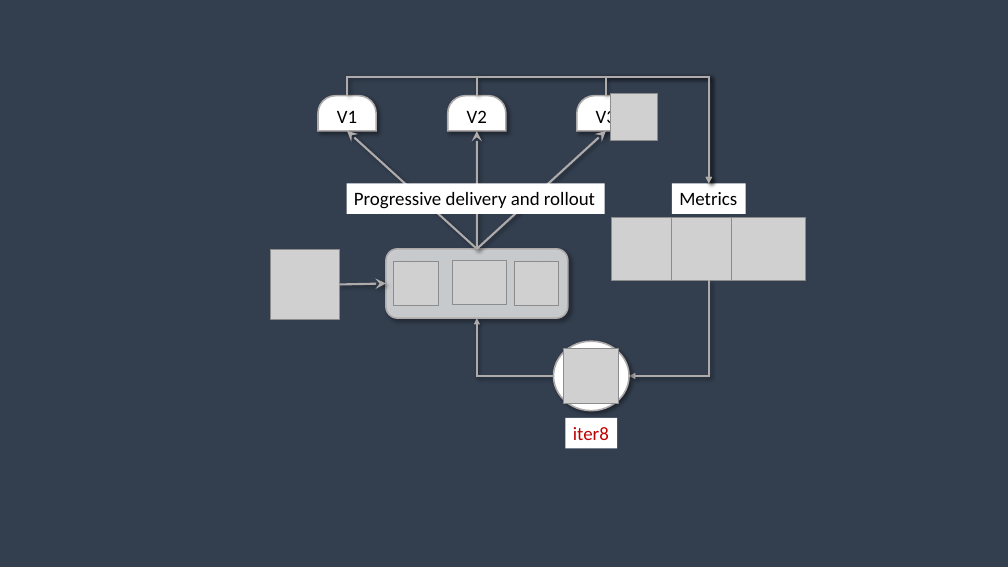
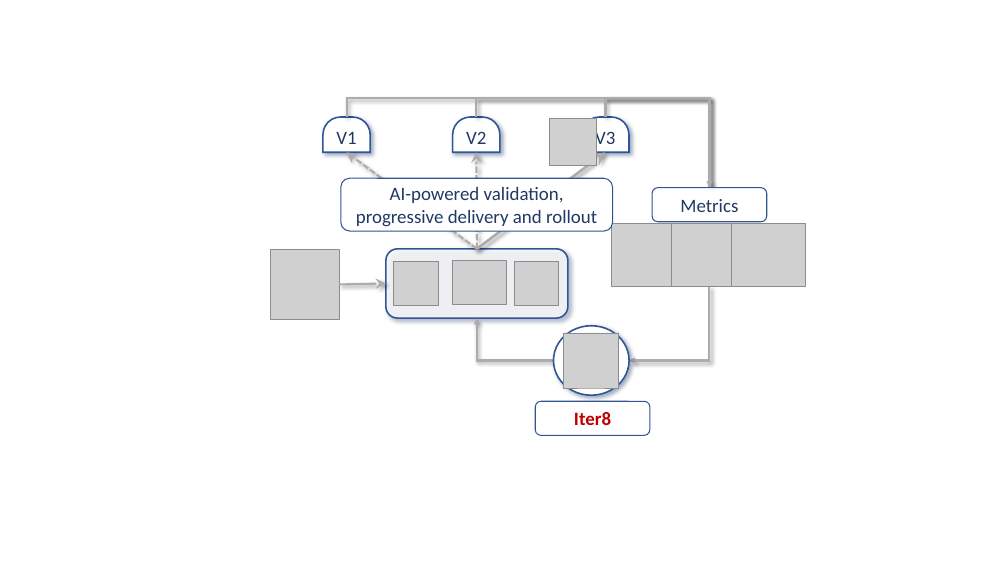
Before and after one commit to iter8-tools/iter8, a slide deck: slide 15 of mkdocs/src/assets/images/iter8++images.pptx. Drawn at 1008x567 pixels with LibreOffice and Linux fonts; fonts in the diff are those of the drawing; grey boxes stand for pictures. Boxes give left, top, right and bottom in pixels: in the first picture for what was removed or moved away, otherwise in the second. Text is boxed around its words. In the diff, an @@ line names an element or a change of style, - is before the commit and + after.

Commit message:
modified pitch

```diff
--- a/mkdocs/src/assets/images/iter8++images.pptx
+++ b/mkdocs/src/assets/images/iter8++images.pptx
@@ background #333F50 to #FFFFFF @@
@@ text colour #000000 to #203864; outline #AFABAB 1.5 pt to #2F5597 1.5 pt; shadow changed in 3 elements at [453,117,500,153], [582,117,629,153], [323,117,370,153] @@
@@ round same rect "V1": place and size @@
-round same rect "V1" at [318,96,377,132]
+round same rect "V1" at [323,117,370,153]
@@ elbow arrow moved from (347, 96) - (709, 183) to (346, 117) - (709, 204) @@
@@ round same rect "V2": place and size @@
-round same rect "V2" at [448,96,506,132]
+round same rect "V2" at [453,117,500,153]
@@ elbow arrow moved from (477, 96) - (709, 183) to (476, 117) - (709, 204) @@
@@ picture: place and size @@
-picture at [610,94,657,141]
+picture at [550,118,597,165]
@@ round same rect "V3": place and size @@
-round same rect "V3" at [577,96,635,132]
+round same rect "V3" at [582,117,629,153]
@@ elbow arrow moved from (606, 96) - (709, 183) to (606, 117) - (709, 188) @@
@@ rounded rectangle "AI-powered validation, progressive delivery and ..." at [341,178,613,231]: vertical alignment top to middle; rectangle to rounded rectangle; outline none to #325491 1 pt @@
@@ rounded rectangle "AI-powered validation, progressive delivery and ...": place and size @@
-rounded rectangle "AI-powered validation, progressive delivery and ..." at [346,183,605,213]
+rounded rectangle "AI-powered validation, progressive delivery and ..." at [341,178,613,231]
@@ arrow moved from (477, 249) - (347, 131) to (477, 249) - (346, 152) @@
@@ arrow (477, 249) - (346, 152): stroke #AFABAB 2 pt to #AFABAB 2 pt dashed @@
@@ arrow moved from (477, 249) - (477, 131) to (477, 249) - (476, 152) @@
@@ arrow (477, 249) - (476, 152): stroke #AFABAB 2 pt to #AFABAB 2 pt dashed @@
@@ arrow moved from (477, 249) - (606, 131) to (477, 249) - (606, 152) @@
@@ arrow (477, 249) - (606, 152): stroke #AFABAB 2 pt to #AFABAB 2.5 pt @@
@@ text in rounded rectangle at [356,187,597,227]: text changed; text colour #000000 to #203864 @@
-Progressive delivery and rollout
+AI-powered validation, progressive delivery and rollout
@@ rounded rectangle "Metrics": place and size @@
-rounded rectangle "Metrics" at [672,183,746,213]
+rounded rectangle "Metrics" at [653,188,768,222]
@@ rounded rectangle "Metrics" at [653,188,768,222]: text colour #000000 to #203864; alignment left to centre; vertical alignment top to middle; rectangle to rounded rectangle; outline none to #325491 1 pt @@
@@ 3 pictures: place and size @@
-3 pictures at [612,218,805,281]
+3 pictures at [612,224,805,287]
@@ rounded rectangle at [386,249,568,318]: outline #AFABAB 1.5 pt to #2F5597 1.5 pt; shadow changed @@
@@ elbow arrow moved from (709, 281) - (629, 376) to (709, 287) - (629, 361) @@
@@ elbow arrow moved from (554, 376) - (477, 318) to (554, 361) - (477, 318) @@
@@ ellipse: place and size @@
-ellipse at [554,341,629,411]
+ellipse at [554,326,629,395]
@@ ellipse at [554,326,629,395]: outline #AFABAB 1.5 pt to #2F5597 1.5 pt; shadow changed @@
@@ picture: place and size @@
-picture at [564,349,619,404]
+picture at [564,333,619,388]
@@ rounded rectangle "Iter8": place and size @@
-rounded rectangle "Iter8" at [566,418,617,448]
+rounded rectangle "Iter8" at [535,402,650,436]
@@ rounded rectangle "Iter8" at [535,402,650,436]: vertical alignment top to middle; rectangle to rounded rectangle; outline none to #325491 1 pt @@
@@ text in rounded rectangle at [574,412,611,425]: text changed; bold on @@
-iter8
+Iter8
```
Also in this commit, not shown: 5 other files.
